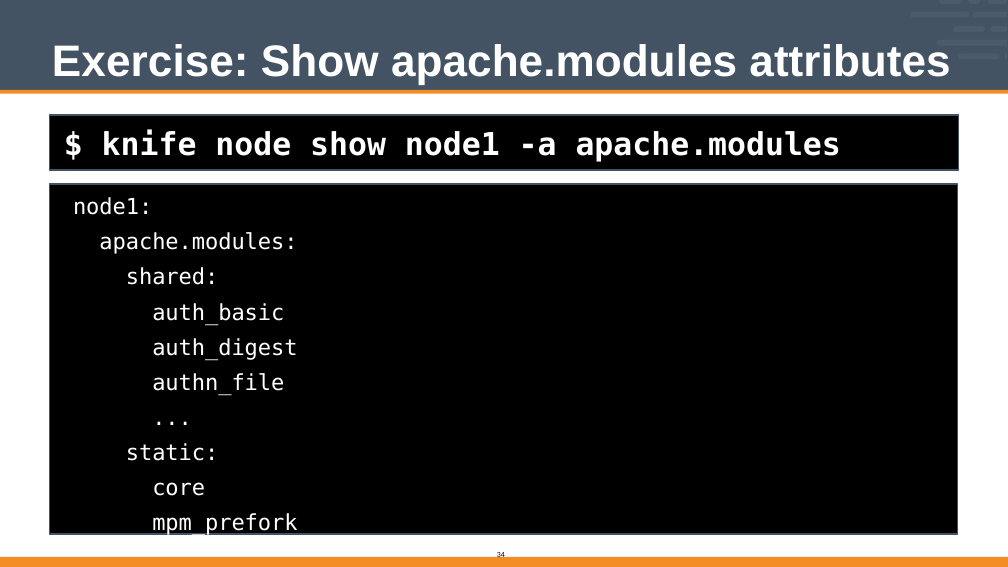
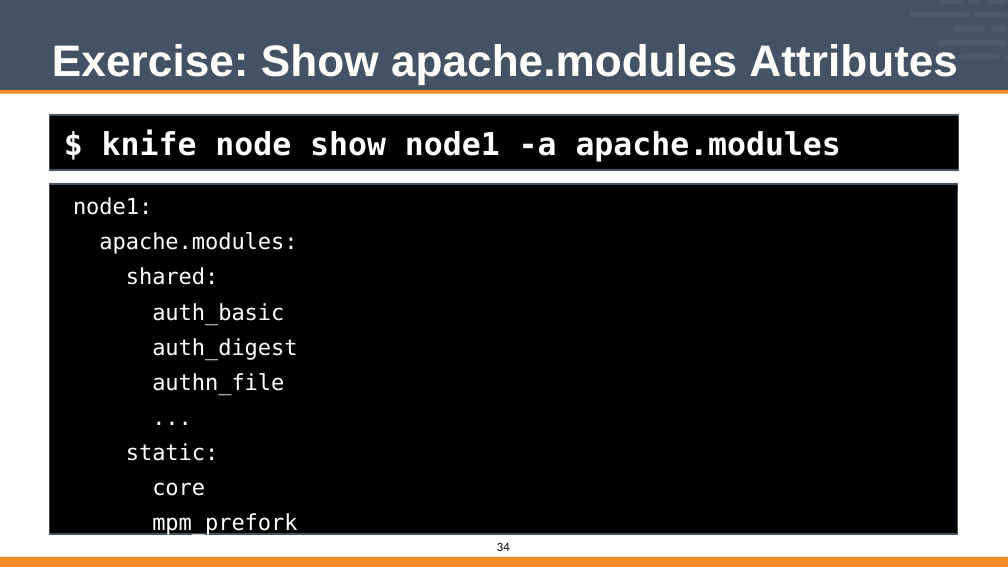
Before and after one commit to vinyar/chef-intermediate, a slide deck: slide 34 of Modules/06-Chef_Intermediate.pptx. Drawn at 1008x567 pixels with LibreOffice and Linux fonts; fonts in the diff are those of the drawing. Boxes give left, top, right and bottom in pixels: in the first picture for what was removed or moved away, otherwise in the second. Text is boxed around its words. In the diff, an @@ line names an element or a change of style, - is before the commit and + after.

Commit message:
Completed Updates to Module 06

```diff
--- a/Modules/06-Chef_Intermediate.pptx
+++ b/Modules/06-Chef_Intermediate.pptx
@@ title at (52, 44, 958, 84): text changed @@
-Exercise: Show apache.modules attributes
+Exercise: Show apache.modules Attributes
@@ page number: place and size @@
-page number at (497, 551, 505, 560)
+page number at (497, 543, 510, 551)
@@ page number at (497, 543, 510, 551): size 10 to 16 pt @@
```
Also in this commit, not shown: 45 other slides changed.
